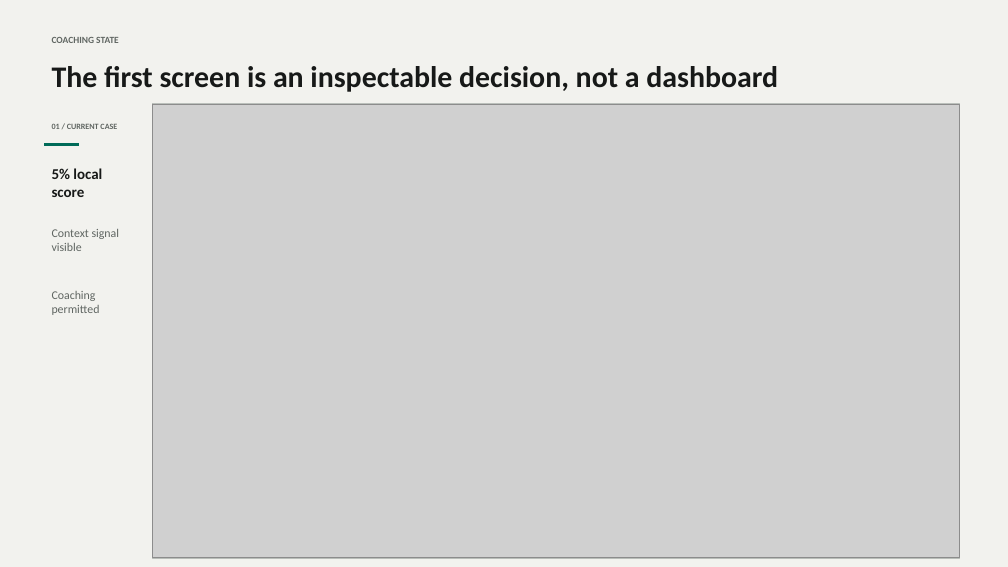
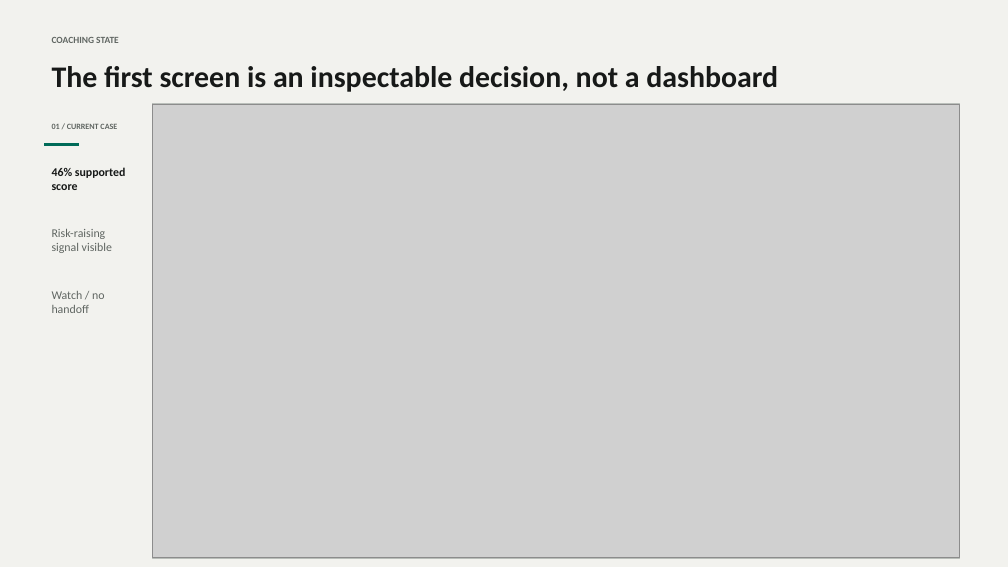
Before and after one commit to kevinmeix1/adherence-os, a slide deck: slide 4 of outputs/adherence-os-demo.pptx. Drawn at 1008x567 pixels with LibreOffice and Linux fonts; fonts in the diff are those of the drawing; grey boxes stand for pictures. Boxes give left, top, right and bottom in pixels: in the first picture for what was removed or moved away, otherwise in the second. Text is boxed around its words. In the diff, an @@ line names an element or a change of style, - is before the commit and + after.

```diff
--- a/outputs/adherence-os-demo.pptx
+++ b/outputs/adherence-os-demo.pptx
@@ text at (x1=52, y1=167, x2=126, y2=190): text changed; size 14.2 to 11.3 pt @@
-5% local score
+46% supported score
@@ text at (x1=52, y1=229, x2=112, y2=253): text changed @@
-Context signal visible
+Risk-raising signal visible
@@ text at (x1=52, y1=291, x2=104, y2=313): text changed @@
-Coaching permitted
+Watch / no handoff
```
Also in this commit, not shown: 4 other slides changed, 33 other files.
